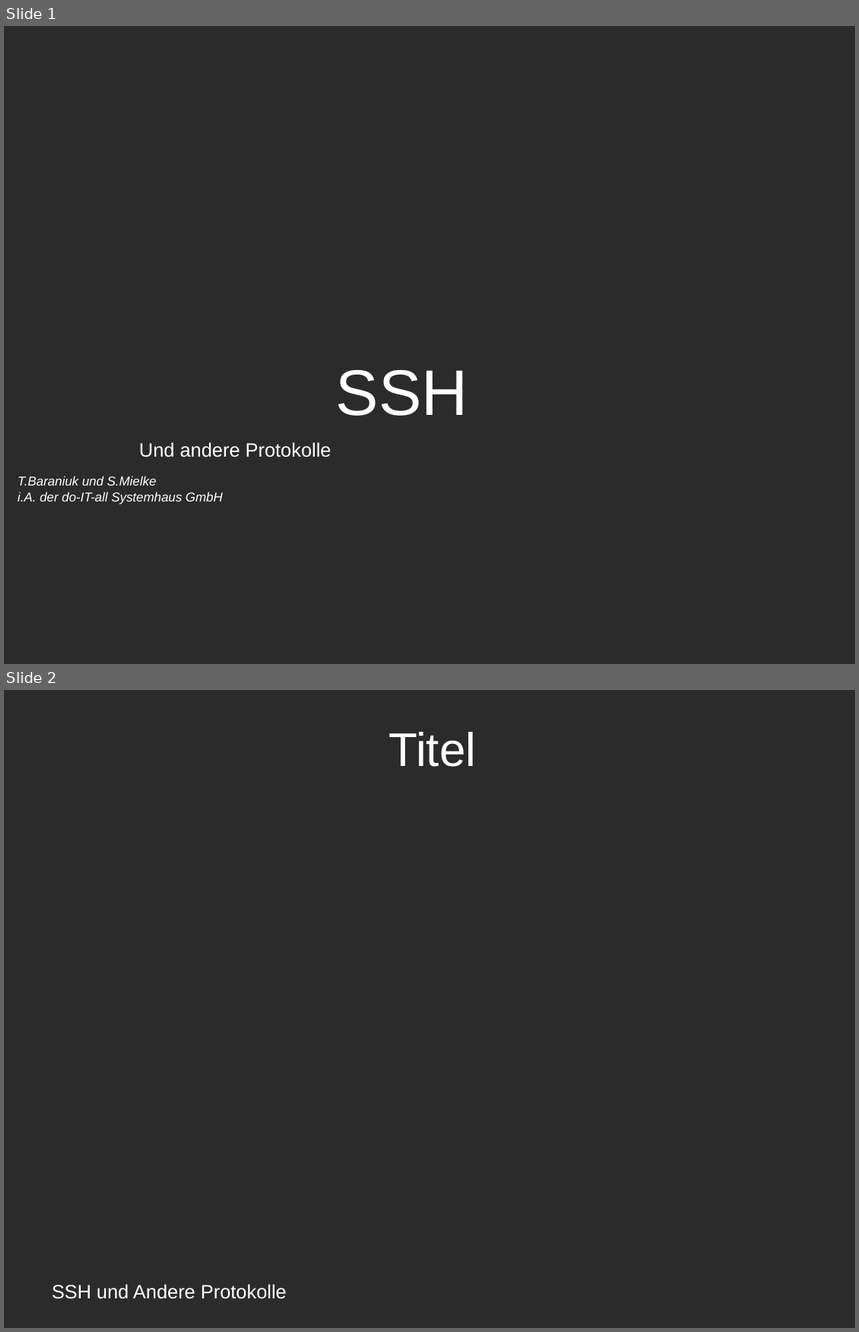
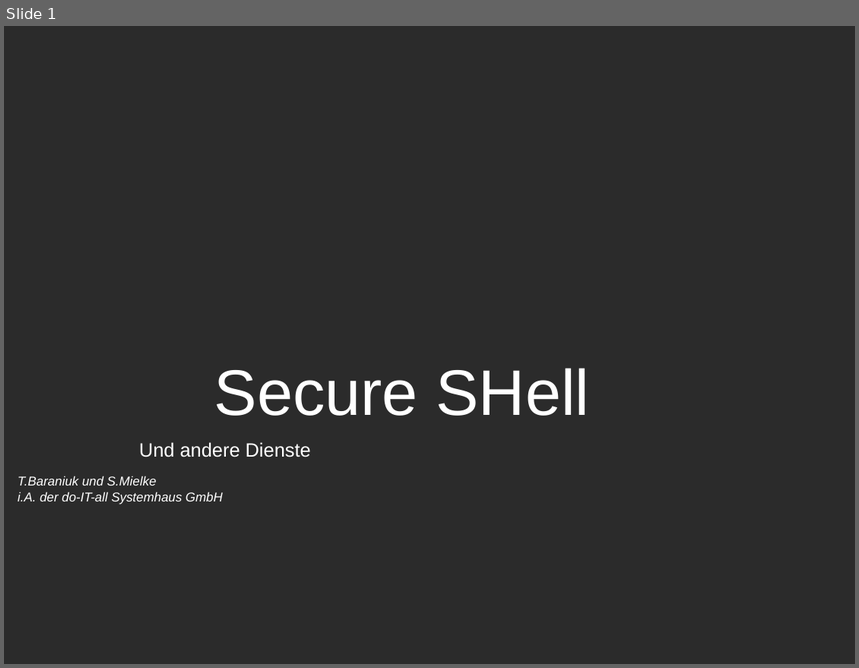
Before and after one commit to amlispolska/SSH-Projekt, a slide deck: ssh-presentation.odp. Shown one above the other, each under a label of ours: slides 1 and 2 before the commit, slide 1 after it. The pictures are 859x1332 and 859x668 pixels, drawn with LibreOffice and Linux fonts; fonts in the diff are those of the drawing; background and template pictures are left out; a plain dark background stands for a picture behind light text. Boxes give left, top, right and bottom in pixels: in the first picture for what was removed or moved away, otherwise in the second. Text is boxed around its words. In the diff, an @@ line names an element or a change of style, - is before the commit and + after.

```diff
--- a/ssh-presentation.odp
+++ b/ssh-presentation.odp
@@ slide 2 removed at <box>4,690,855,1328</box>, background picture (left out) @@
@@ title removed at <box>389,732,476,767</box> @@
-Titel
@@ text removed at <box>52,1284,287,1300</box> @@
-SSH und Andere Protokolle
@@ slide 1 changed as well @@
@@ title at <box>215,368,590,416</box>: text changed @@
-SSH
+Secure SHell
@@ text at <box>139,442,311,458</box>: text changed @@
-Und andere Protokolle
+Und andere Dienste
```
Also in this commit, not shown: 8 other slides changed, 4 slides added, 1 other slide removed, 1 other file.
